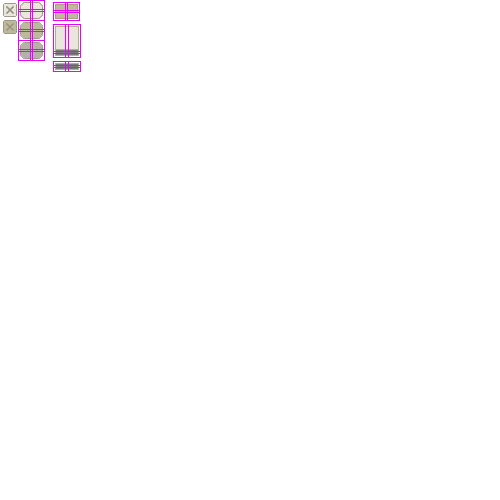
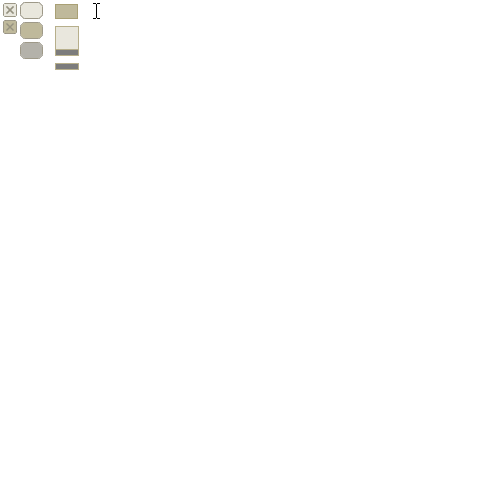
Layer changes from the first 500x500 image to the second:
added layer "Cursor-Text" above "Areaoverlay" over 93, 3, 100, 19
hid "Areaoverlay", painted on it over 18, 0, 100, 72
